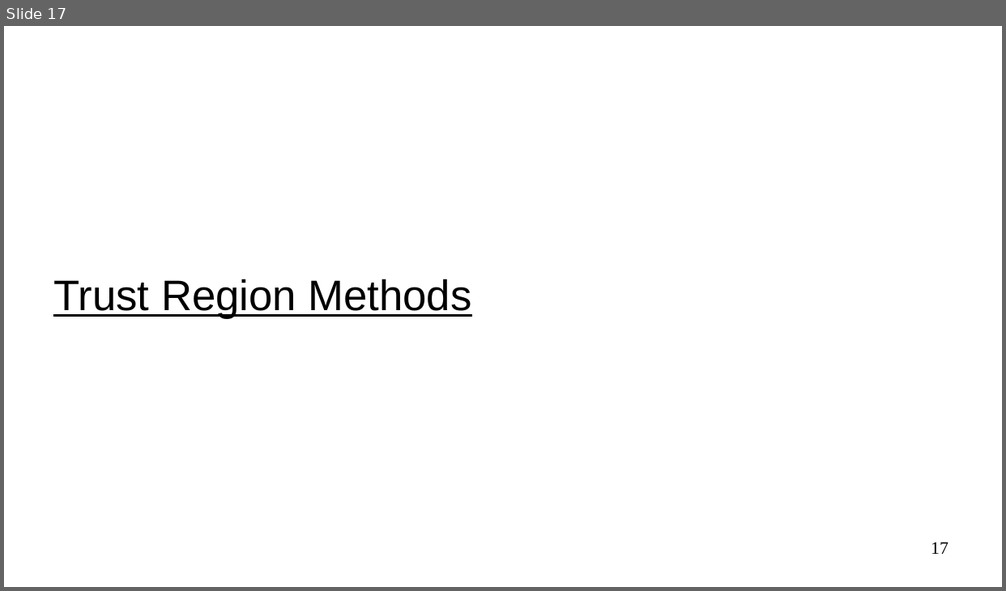
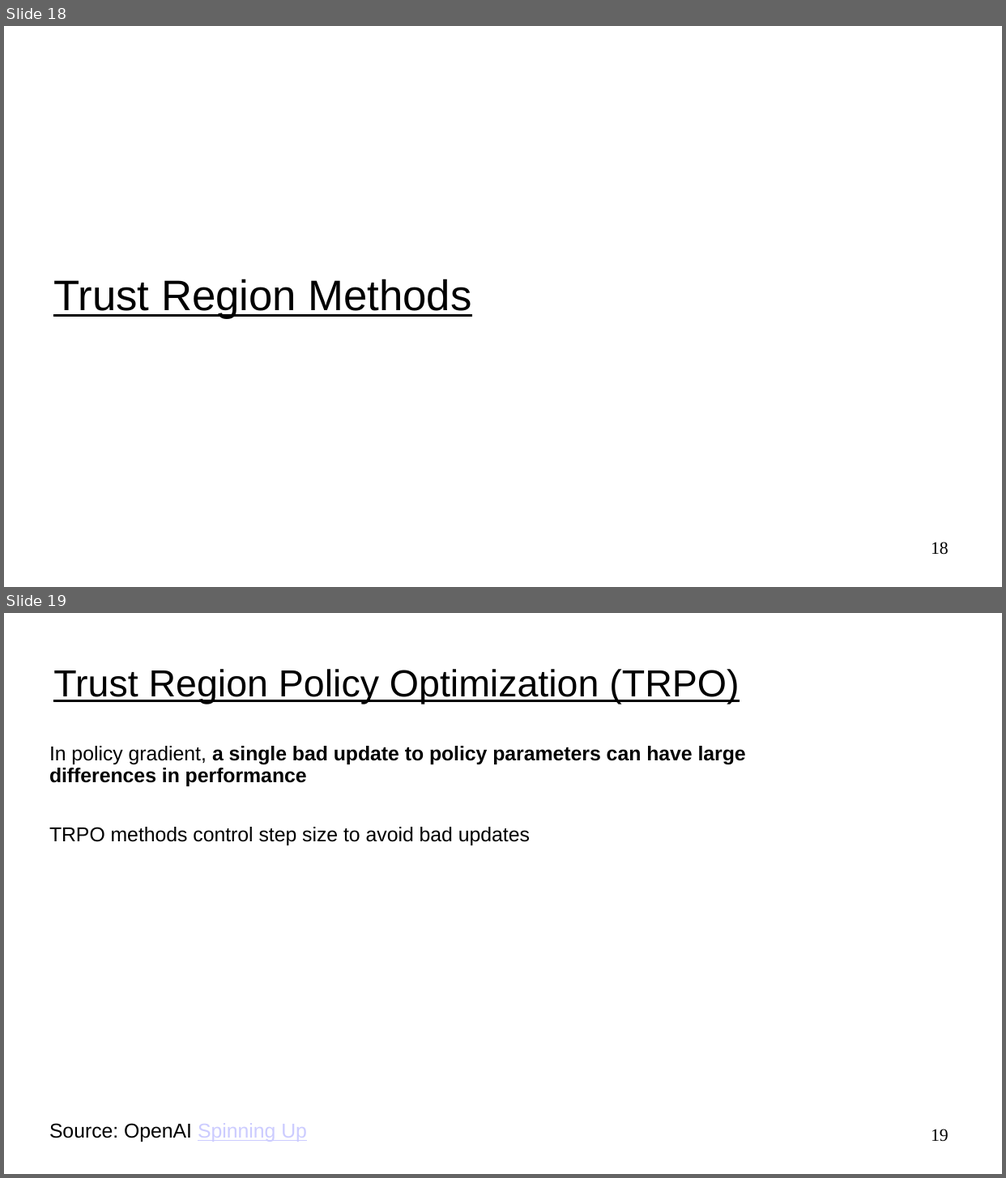
Before and after one commit to UVADS/reinforcement_learning, a slide deck: 08_policy_gradients_extensions/policy_gradients_extensions.ppt. Shown one above the other, each under a label of ours: slide 17 before the commit, slides 18 and 19 after it. The pictures are 1006x591 and 1006x1178 pixels, drawn with LibreOffice and Linux fonts; fonts in the diff are those of the drawing. Boxes give left, top, right and bottom in pixels: in the first picture for what was removed or moved away, otherwise in the second. Text is boxed around its words. In the diff, an @@ line names an element or a change of style, - is before the commit and + after.

```diff
--- a/08_policy_gradients_extensions/policy_gradients_extensions.ppt
+++ b/08_policy_gradients_extensions/policy_gradients_extensions.ppt
@@ slide 19 added at [4, 613, 1002, 1174], background #FFFFFF @@
@@ title added at [53, 669, 739, 704], 30 pt, text #000000, underline @@
+Trust Region Policy Optimization (TRPO)
@@ text added at [49, 746, 746, 1142], 16 pt, text #000000 @@
+In policy gradient, a single bad update to policy parameters can have large differences in performance
+TRPO methods control step size to avoid bad updates
+Source: OpenAI Spinning Up
@@ page number added at [931, 1129, 948, 1142], 14 pt, text #000000 @@
+19
@@ what was slide 17 is now slide 18 @@
@@ page number at [931, 542, 948, 555]: text changed @@
-17
+18
```
Also in this commit, not shown: 8 slides changed, 6 other slides added.
